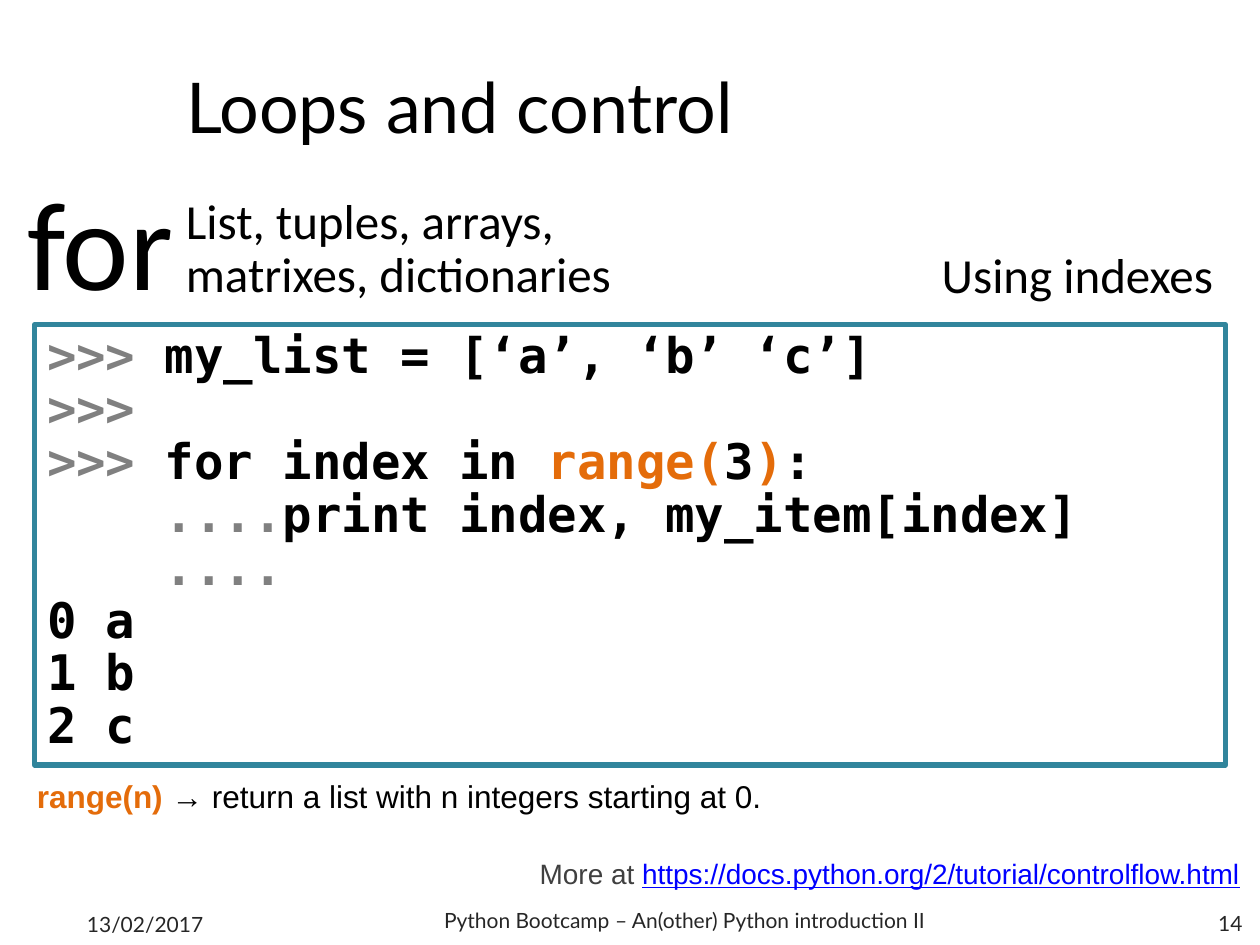
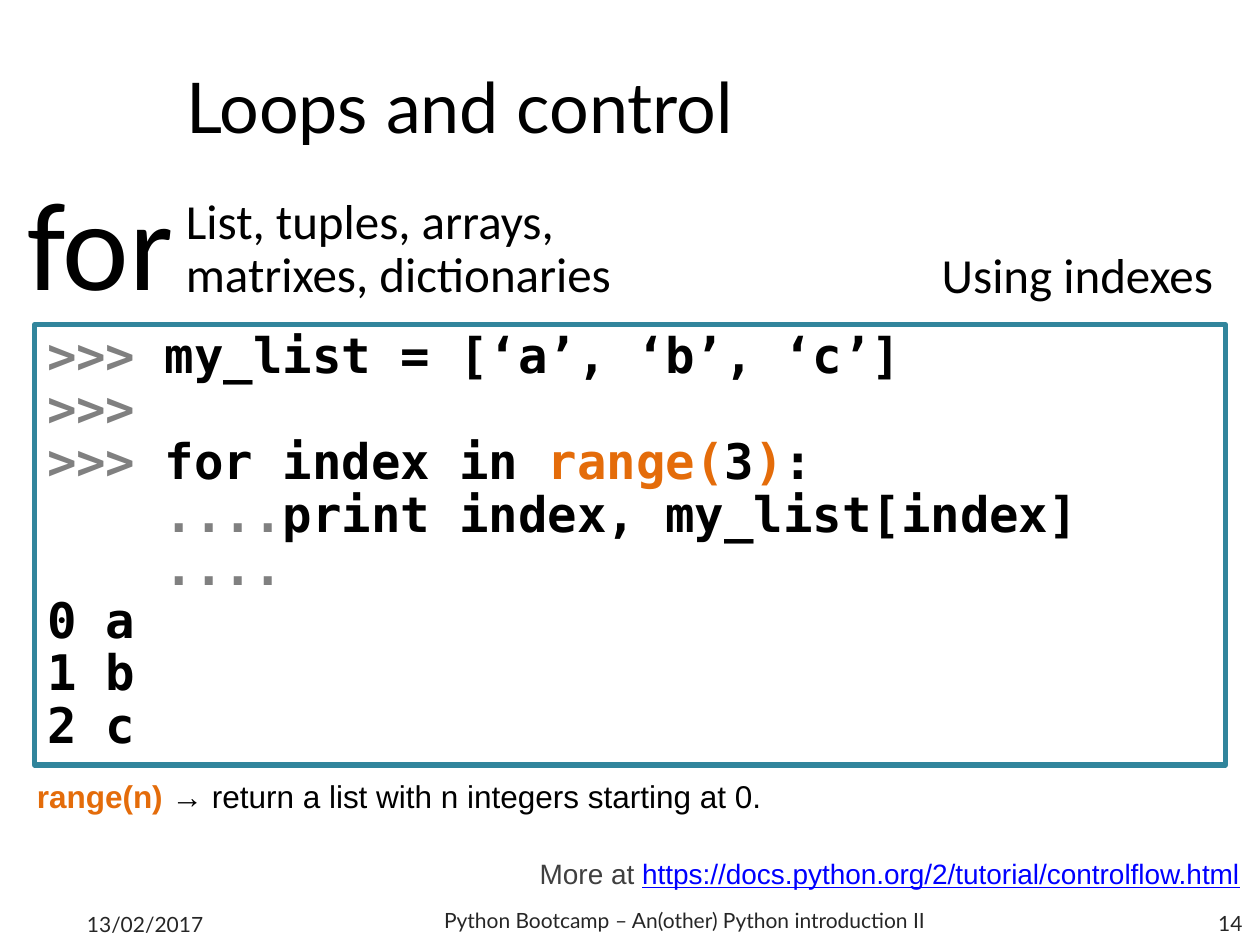
Before and after one commit to b1quint/PythonBootcamp2017, a slide deck: slide 14 of Presentations/Python Bootcamp - Basics II.pptx. Drawn at 1260x945 pixels with LibreOffice and Linux fonts; fonts in the diff are those of the drawing; background and template pictures are left out. Boxes give left, top, right and bottom in pixels: in the first picture for what was removed or moved away, otherwise in the second. Text is boxed around its words. In the diff, an @@ line names an element or a change of style, - is before the commit and + after.

```diff
--- a/Presentations/Python Bootcamp - Basics II.pptx
+++ b/Presentations/Python Bootcamp - Basics II.pptx
@@ text in rectangle at (165,333,901,384): text changed @@
->>> my_list = [‘a’, ‘b’ ‘c’]
+>>> my_list = [‘a’, ‘b’, ‘c’]
@@ text in rectangle at (165,492,1078,543): text changed @@
-....print index, my_item[index]
+....print index, my_list[index]
```
Also in this commit, not shown: 4 other slides changed, 1 other file.
